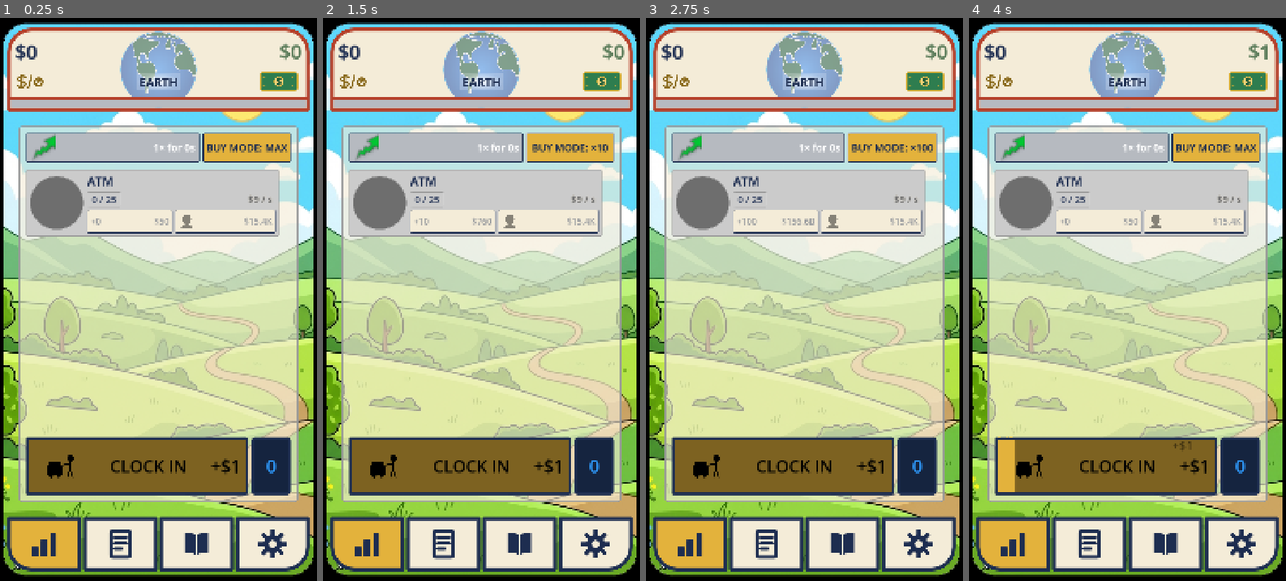
Above: before the commit, frames 1-4 (left to right).
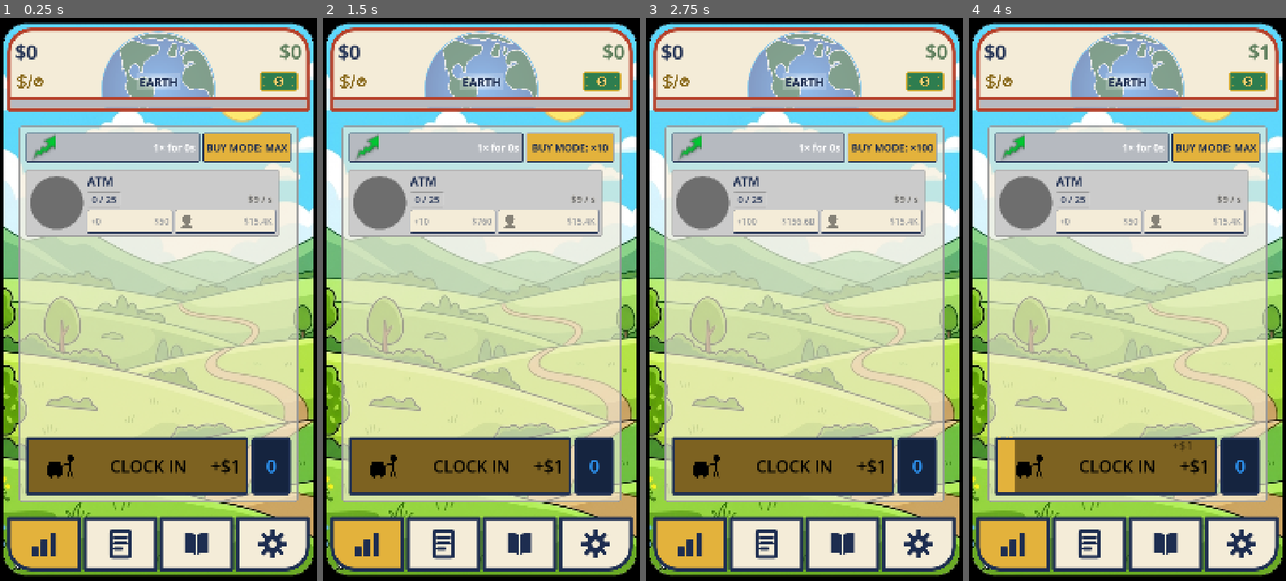
Above: after the commit, the same moments.

Repository: TimGoergen/american-tycoon
Game: Godot game, scene res://Main.tscn
Two runs of this game, one before a commit and one after it. Both use one fixed random seed, a clock stepped at 60 frames per second and the inputs below.
Inputs (mouse positions are in pixels of both pictures, inside the frame that each line leads up to):
- Up to frame 1 (0.25 s): no input
- Up to frame 2 (1.5 s): click "BUY MODE: MAX" at 0.5 s; click "BUY MODE: ×1" at 1.25 s
- Up to frame 3 (2.75 s): click "BUY MODE: ×10" at 2 s
- Up to frame 4 (4 s): click "BUY MODE: ×100" at 2.75 s; click (1105, 468) at 3.5 s

The runs differ from the first frame. In frame 1, 2.3% of the frame differs, in the area x 32-68%, y 2-17%; in frame 2, 2.3%; in frame 3, 2.3%; in frame 4, 2.3%.

Commit message:
Enlarge income-panel planet: top pinned, bottom third clips off the panel
PLANET_FILL_FRACTION 1.0 -> 1.5; the watermark bake now pins the globe's
top to the plate top and blits only what fits, so the extra height runs
off the panel's bottom edge.

Co-Authored-By: Claude Fable 5 <noreply@anthropic.com>
Claude-Session: https://claude.ai/code/session_01V2mTLbKztKGNf3y2Xw5aUW

Diff:
--- a/game/scripts/ui/HeroStat.gd
+++ b/game/scripts/ui/HeroStat.gd
@@ -79,11 +79,13 @@
 #      not work when a SECOND clip_children group exists elsewhere in the tree (Main already has
 #      one). So we round the corners by writing transparency into the image's own alpha instead.
 #
-# FILL_FRACTION is how much of the plate the globe fills once scaled to fit (1.0 = as large as
-# fits with the whole globe still visible; smaller leaves a margin). WATERMARK_ALPHA fades the
+# FILL_FRACTION is how much of the plate's height the globe spans once scaled (1.0 = exactly
+# fits; above 1.0 it OVERFLOWS — the globe's top stays pinned to the plate top and the excess
+# runs off the plate bottom, clipped away). 1.5 = the planet reads a third bigger with its
+# bottom third gone off the panel's bottom edge (Tim, 2026-07-04). WATERMARK_ALPHA fades the
 # globe so it reads as a background, not a foreground graphic. Both are art-direction knobs for
 # Tim to eyeball — change them, not the layout code.
-const PLANET_FILL_FRACTION := 1.0
+const PLANET_FILL_FRACTION := 1.5
 const PLANET_WATERMARK_ALPHA := 0.6
 # Corner rounding baked into the watermark, in pixels. Matches the cream plate's own corners as
 # seen at the content rect: the plate rounds its TOP corners by SCREEN_CORNER_RADIUS and its
@@ -365,9 +367,10 @@
 	# note on texture sizing: always use it, the canvas carries varying transparent padding).
 	var globe := full_image.get_region(full_image.get_used_rect())
 
-	# 2. Scale the WHOLE globe to fit inside the plate (contain, preserving aspect) so most/all of
-	# it stays visible rather than zooming into one spot. The plate is far wider than it is tall,
-	# so this fits the globe to the height and centres it, leaving the sides clear.
+	# 2. Scale the globe against the plate (preserving aspect). At FILL_FRACTION 1.0 this is a
+	# classic "contain" fit; above 1.0 the globe is deliberately taller than the plate so its
+	# bottom overflows (step 3 clips it). The plate is far wider than it is tall, so the height
+	# ratio governs and the sides stay clear.
 	var fit_scale := minf(
 		float(plate_size.x) / globe.get_width(),
 		float(plate_size.y) / globe.get_height()
@@ -379,12 +382,16 @@
 	globe.resize(globe_size.x, globe_size.y, Image.INTERPOLATE_BILINEAR)
 	globe.convert(Image.FORMAT_RGBA8)  # ensure an alpha channel for the transparent surround
 
-	# 3. Compose the globe, centred, onto a transparent plate-sized canvas. The transparent
-	# surround lets the white plate (and the frenzy glow) show around the planet.
+	# 3. Compose the globe onto a transparent plate-sized canvas: centred horizontally, TOP
+	# PINNED to the plate top — so enlarging the globe grows it downward only, and whatever
+	# extends past the plate bottom is simply not blitted (the "bottom third runs off the
+	# panel" look, Tim 2026-07-04). The transparent surround lets the cream plate (and the
+	# frenzy glow) show around the planet.
 	var watermark := Image.create(plate_size.x, plate_size.y, false, Image.FORMAT_RGBA8)
 	watermark.fill(Color(0, 0, 0, 0))
-	var center_offset := (plate_size - globe_size) / 2
-	watermark.blit_rect(globe, Rect2i(Vector2i.ZERO, globe_size), center_offset)
+	var top_pinned_offset := Vector2i((plate_size.x - globe_size.x) / 2, 0)
+	var visible_globe := Vector2i(globe_size.x, mini(globe_size.y, plate_size.y))
+	watermark.blit_rect(globe, Rect2i(Vector2i.ZERO, visible_globe), top_pinned_offset)
 
 	# 4. Round the corners by clearing the alpha outside the rounded rectangle, so the watermark
 	# matches the white plate's curved corners (clip_children can't do this here — see the header).
